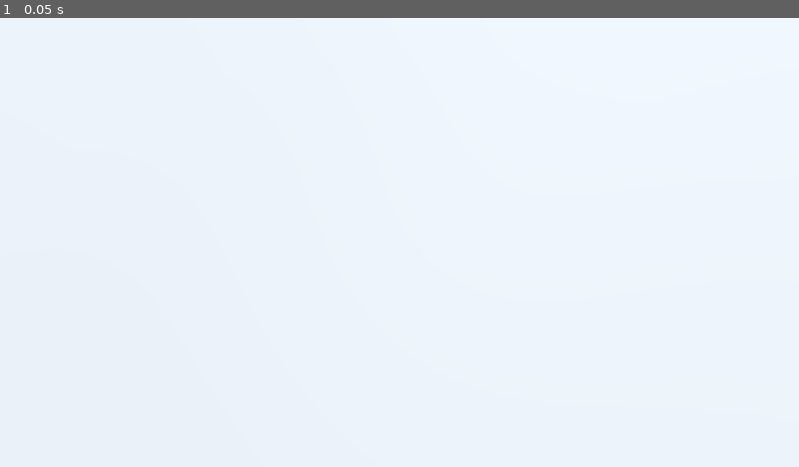
Above: before the commit, frame 1.
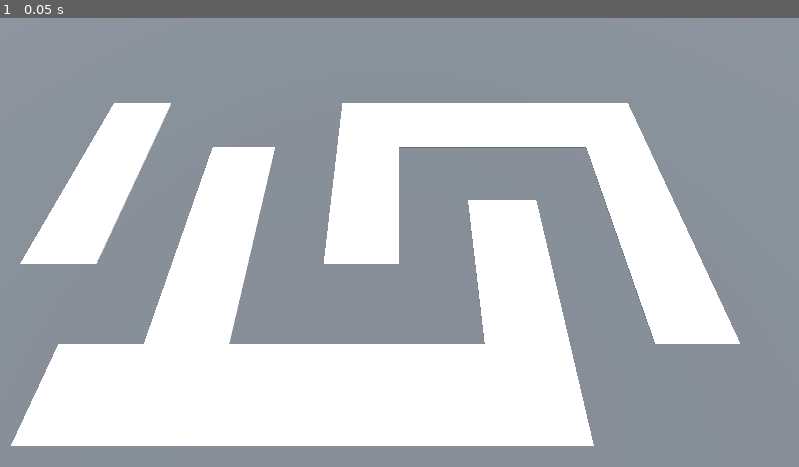
Above: after the commit, the same moment.

Repository: Ghosty-CodeX/Barbarian_Blaster
Game: Godot game, scene res://Scenes/Levels/BaseLevel.tscn
Same seed, same stepped clock (60 frames per second), same inputs: the game is played once before the commit and once after it. The project has no main scene, so this scene is started directly.
Inputs:
- Up to frame 1 (0.05 s): no input

The runs differ from the first frame. In frame 1, 64% of the frame differs, in the area x 0-100%, y 0-100%.

Commit message:
Setting up enemy path

Diff:
--- a/MeshLibraries/SpaceLibrary.tscn
+++ b/MeshLibraries/SpaceLibrary.tscn
@@ -10,6 +10,16 @@
 [sub_resource type="ConcavePolygonShape3D" id="ConcavePolygonShape3D_2a4ik"]
 data = PackedVector3Array(-2, 0.05, 2, 2, 0.05, 2, -2, -0.05, 2, 2, 0.05, 2, 2, -0.05, 2, -2, -0.05, 2, 2, 0.05, -2, -2 …(392 unchanged characters)…
 
+[sub_resource type="StandardMaterial3D" id="StandardMaterial3D_xrbug"]
+albedo_color = Color(0, 0, 0, 0.992157)
+
+[sub_resource type="BoxMesh" id="BoxMesh_2a4ik"]
+material = SubResource("StandardMaterial3D_xrbug")
+size = Vector3(4, 0.1, 4)
+
+[sub_resource type="ConcavePolygonShape3D" id="ConcavePolygonShape3D_3dfir"]
+data = PackedVector3Array(-2, 0.05, 2, 2, 0.05, 2, -2, -0.05, 2, 2, 0.05, 2, 2, -0.05, 2, -2, -0.05, 2, 2, 0.05, -2, -2, 0.05, -2, 2, -0.05, -2, -2, 0.05, -2, -2, -0.05, -2, 2, -0.05, -2, 2, 0.05, 2, 2, 0.05, -2, 2, -0.05, 2, 2, 0.05, -2, 2, -0.05, -2, 2, -0.05, 2, -2, 0.05, -2, -2, 0.05, 2, -2, -0.05, -2, -2, 0.05, 2, -2, -0.05, 2, -2, -0.05, -2, 2, 0.05, 2, -2, 0.05, 2, 2, 0.05, -2, -2, 0.05, 2, -2, 0.05, -2, 2, 0.05, -2, -2, -0.05, 2, 2, -0.05, 2, -2, -0.05, -2, 2, -0.05, 2, 2, -0.05, -2, -2, -0.05, -2)
+
 [node name="SpaceLibrary" type="Node3D"]
 
 [node name="FreeSpace" type="MeshInstance3D" parent="."]
@@ -19,3 +29,11 @@
 
 [node name="CollisionShape3D" type="CollisionShape3D" parent="FreeSpace/StaticBody3D"]
 shape = SubResource("ConcavePolygonShape3D_2a4ik")
+
+[node name="TurretBase" type="MeshInstance3D" parent="."]
+mesh = SubResource("BoxMesh_2a4ik")
+
+[node name="StaticBody3D" type="StaticBody3D" parent="TurretBase"]
+
+[node name="CollisionShape3D" type="CollisionShape3D" parent="TurretBase/StaticBody3D"]
+shape = SubResource("ConcavePolygonShape3D_3dfir")
--- a/Scenes/Levels/BaseLevel.tscn
+++ b/Scenes/Levels/BaseLevel.tscn
@@ -1,4 +1,6 @@
-[gd_scene load_steps=4 format=3 uid="uid://h2vdvwrjsc6j"]
+[gd_scene load_steps=6 format=3 uid="uid://h2vdvwrjsc6j"]
+
+[ext_resource type="MeshLibrary" uid="uid://dr2f2h8jolnuo" path="res://MeshLibraries/SpaceLibrary.tres" id="1_mb2ko"]
 
 [sub_resource type="ProceduralSkyMaterial" id="ProceduralSkyMaterial_rskd1"]
 sky_horizon_color = Color(0.662243, 0.671743, 0.686743, 1)
@@ -13,6 +15,9 @@
 tonemap_mode = 2
 glow_enabled = true
 
+[sub_resource type="StandardMaterial3D" id="StandardMaterial3D_n8wt5"]
+albedo_color = Color(0.266667, 0.266667, 0.266667, 0.266667)
+
 [node name="BaseLevel" type="Node3D"]
 
 [node name="WorldEnvironment" type="WorldEnvironment" parent="."]
@@ -25,6 +30,15 @@
 [node name="CSGBox3D" type="CSGBox3D" parent="."]
 transform = Transform3D(1, 0, 0, 0, 1, 0, 0, 0, 1, 0, -1, 0)
 size = Vector3(100, 2, 100)
+material = SubResource("StandardMaterial3D_n8wt5")
 
 [node name="Camera3D" type="Camera3D" parent="."]
 transform = Transform3D(1, 0, 0, 0, 0.422618, 0.906308, 0, -0.906308, 0.422618, 0, 14.5, 9.5)
+
+[node name="GridMap" type="GridMap" parent="."]
+mesh_library = ExtResource("1_mb2ko")
+cell_size = Vector3(4, 4, 4)
+cell_center_y = false
+data = {
+"cells": PackedInt32Array(65531, 65535, 1310720, 65531, 0, 1310720, 65531, 65534, 1310720, 65532, 2, 1310720, 65533, 2, 1310720, 65534, 2, 1310720, 3, 65534, 1310720, 2, 65534, 1310720, 0, 65534, 1310720, 65535, 2, 1310720, 0, 2, 1310720, 65533, 65535, 1310720, 65533, 0, 1310720, 65533, 1, 1310720, 65535, 65534, 1310720, 65535, 65535, 1310720, 65535, 0, 1310720, 1, 65534, 1310720, 1, 0, 1310720, 1, 1, 1310720, 1, 2, 1310720, 3, 65535, 1310720, 3, 0, 1310720, 3, 1, 1310720)
+}
Not shown: 4 places in MeshLibraries/SpaceLibrary.tres that only renumber resources
Not shown: 1 places in MeshLibraries/SpaceLibrary.tscn that only renumber resources
